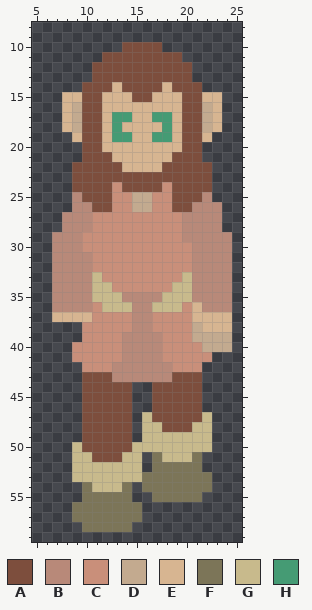
Edited in one commit: sprite sheet (sprites/images/spr_iryo_down_walk_s_5.png). This is how it looked before the edit.
The file is 32x66 pixels. Shown: x 5..25, y 8..59.
Palette (. is transparent): A #7d4e3d  B #b88979  C #c98f7a  D #c3aa8f  E #d7b591  F #7c7558  G #c8ba8c  H #459b74
Pixels before, first column x 7:
10 .......AAAA.......
11 .....AAAAAAAA.....
12 ....AAAAAAAAAA....
13 ....AAAAAAAAAA....
14 ...AAAEAAAAEAAA...
15 .EEAAEEEAAEEEAAEE.
16 .EDAAEEEEEEEEAADE.
17 .EDAAEHHEEHHEAADE.
18 .EDAAEHEEEEHEAADE.
19 ..EAAEHHEEHHEAAE..
20 ...AAEEEEEEEEAA...
21 ...AAAEEEEEEAAA...
22 ..AAAAAEEEEAAAAA..
23 ..AAAAAAAAAAAAAA..
24 ..AAAACAAAACAAAA..
25 ..BAAACCDDCCAAAB..
26 ..BBAACCDDCCAABBB.
27 .BBBCCCCCCCCCBBBB.
28 .BBBCCCCCCCCCBBBB.
29 BBBCCCCCCCCCCBBBBB
30 BBBCCCCCCCCCCCBBBB
31 BBBBCCCCCCCCCCBBBB
32 BBBBCCCCCCCCCCBBBB
33 BBBBGCCCCCCCCGBBBB
34 BBBBGGCCCCCCGGBBBB
35 BBBBGGGBBBBGGGBBBB
36 BBBBCGGGBBGGGCEBBB
37 EEEECCCCBBCCCCEEEE
38 ...CCCCCBBCCCCDEEE
39 ...CCCCBBBBCCCDDDD
40 ..CCCCCBBBBCCCCDDD
41 ..CCCCCBBBBCCCCC..
42 ...CCCBBBBBBCCC...
43 ...AAABBBBBBAAA...
44 ...AAAAA..AAAAA...
45 ...AAAAA..AAAAA...
46 ...AAAAA..AAAAA...
47 ...AAAAA.GAAAAAG..
48 ...AAAAA.GGAAAGG..
49 ...AAAAA.GGGGGGG..
50 ..GAAAAAGGGGGGGG..
51 ..GGAAAGG.FGGGF...
52 ..GGGGGGG.FFFFF...
53 ..GGGGGGGFFFFFFF..
54 ...FGGGF.FFFFFFF..
55 ...FFFFF..FFFFF...
56 ..FFFFFFF.........
57 ..FFFFFFF.........
58 ...FFFFF..........
Now the later version:
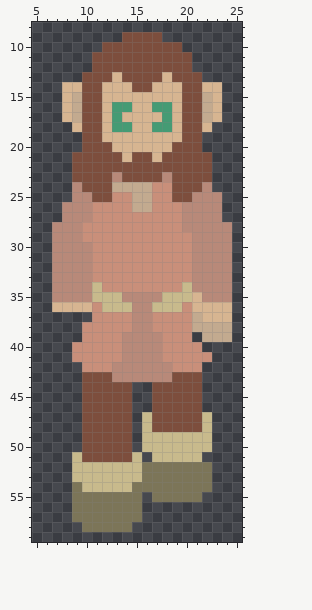
Commit: Replaced down walk animation for Iryo
The exact change:
The edit adds colour A in row 9 at x 14 to 17; in row 10 at x 12 to 13 and 18 to 19; in row 11 at x 11 and 20; in row 13 at x 10 and 21; in row 21 at x 9 and 22.
Colour E gives way to colour A in row 20 at x 12 and 19; in row 21 at x 13, 15 to 16 and 18; in row 22 at x 14 to 17.
Colour G gives way to colour A in row 48 at x 17 and 21; in row 51 at x 10 and 14.
The edit adds colour B in row 25 at x 23; in row 26 at x 8; in row 28 at x 7 and 24.
Colour A gives way to colour B in row 23 at x 13 and 18; in row 24 at x 9 and 22; in row 25 at x 10 and 21; in row 26 at x 20.
Colour C gives way to colour B in row 30 at x 10.
Colour A gives way to colour C in row 24 at x 17; in row 26 at x 11 to 12 and 19.
Colour B gives way to colour C in row 28 at x 10; in row 29 at x 20.
Colour G gives way to colour C in row 33 at x 11 and 20; in row 34 at x 12 and 19.
Colour A gives way to colour D in row 24 at x 14 to 16.
Colour C gives way to colour D in row 24 at x 13.
Colour E gives way to colour D in row 15 at x 9 and 22; in row 37 at x 21; in row 38 at x 22 to 24.
The edit adds colour E in row 14 at x 8 to 9 and 22 to 23.
Colour A gives way to colour E in row 13 at x 13 and 18; in row 14 at x 12, 14, 17 and 19; in row 15 at x 15 to 16.
Colour B gives way to colour E in row 35 at x 21; in row 36 at x 7 to 10 and 22 to 24.
Colour D gives way to colour E in row 18 at x 9 and 22.
Colour H gives way to colour E in row 17 at x 14 and 17; in row 19 at x 13 to 14 and 17 to 18.
The edit adds colour F in row 52 at x 16 and 22; in rows 54 to 55 at x 9 and 15.
Colour F gives way to colour G in row 51 at x 17 and 21; in row 54 at x 10 and 14.
Colour E gives way to colour H in row 16 at x 13 to 14 and 17 to 18; in row 18 at x 14 and 17.
Colour D is gone in row 39 at x 21; in row 40 at x 22 to 24.
Colour E is gone in row 18 at x 8 and 23; in row 19 at x 9 and 22; in row 37 at x 7 to 10.
Colour G is gone in row 50 at x 9 and 15.
